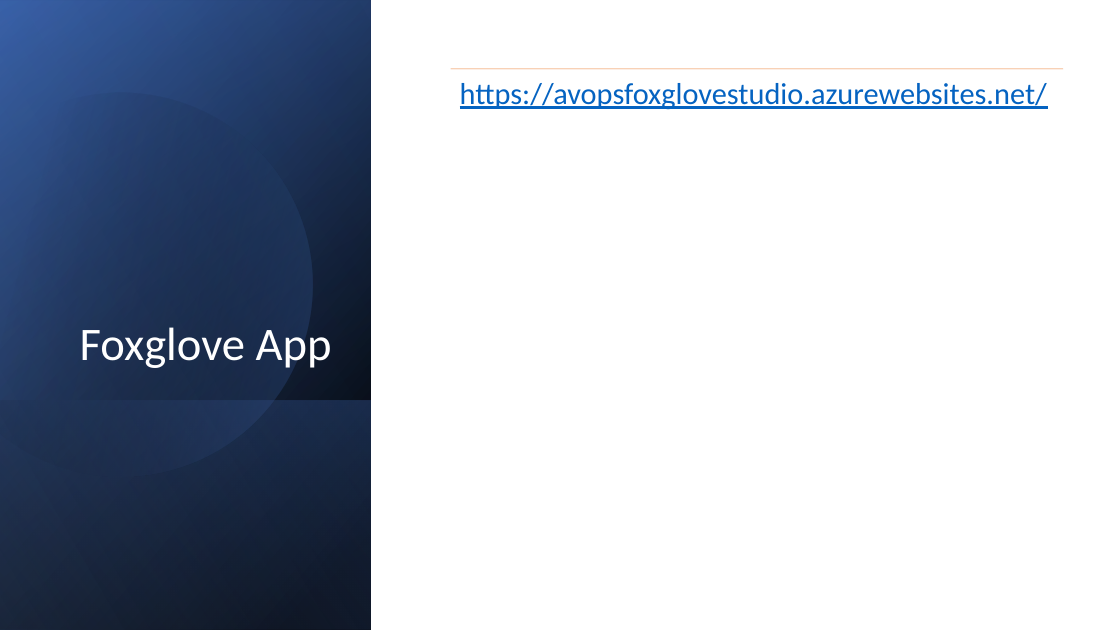
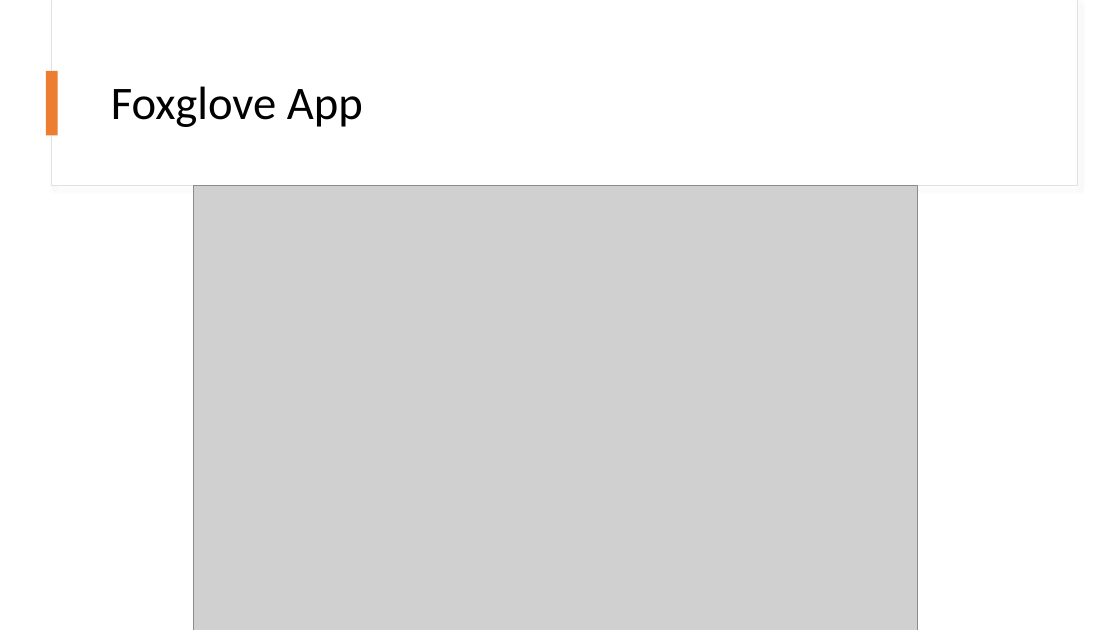
Before and after one commit to HitasiPatel/AvOps-complete, a slide deck: slide 7 of foxglove/docs/Foxglove Deployment.pptx. Drawn at 1120x630 pixels with LibreOffice and Linux fonts; fonts in the diff are those of the drawing; grey boxes stand for pictures. Boxes give left, top, right and bottom in pixels: in the first picture for what was removed or moved away, otherwise in the second. Text is boxed around its words. In the diff, an @@ line names an element or a change of style, - is before the commit and + after.

Commit message:
Documentation for Foxglove

```diff
--- a/foxglove/docs/Foxglove Deployment.pptx
+++ b/foxglove/docs/Foxglove Deployment.pptx
@@ rectangle removed at [0, 0, 371, 630] @@
@@ rectangle removed at [0, 1, 371, 630] @@
@@ rectangle removed at [0, 0, 371, 630] @@
@@ rectangle added at [51, 0, 1077, 186], fill #FFFFFF, outline #E1E1E1 1 pt @@
@@ rectangle added at [52, 0, 1077, 185], fill #FFFFFF @@
@@ freeform shape removed at [0, 47, 359, 515] @@
@@ title "Foxglove App": place and size @@
-title "Foxglove App" at [80, 327, 332, 368]
+title "Foxglove App" at [111, 86, 363, 127]
@@ title "Foxglove App" at [111, 86, 363, 127]: text colour #FFFFFF to #000000; alignment right to left; vertical alignment bottom to middle @@
@@ rectangle added at [46, 71, 58, 135], fill #ED7D31 @@
@@ line removed from (450, 69) to (1064, 69) @@
@@ text removed at [460, 83, 1047, 110] @@
-https://avopsfoxglovestudio.azurewebsites.net/
@@ picture added at [193, 186, 918, 630] @@
@@ rectangle removed at [0, 400, 371, 630] @@
```
Also in this commit, not shown: 1 other slide changed, 1 slide added, 1 slide removed, 4 other files.
